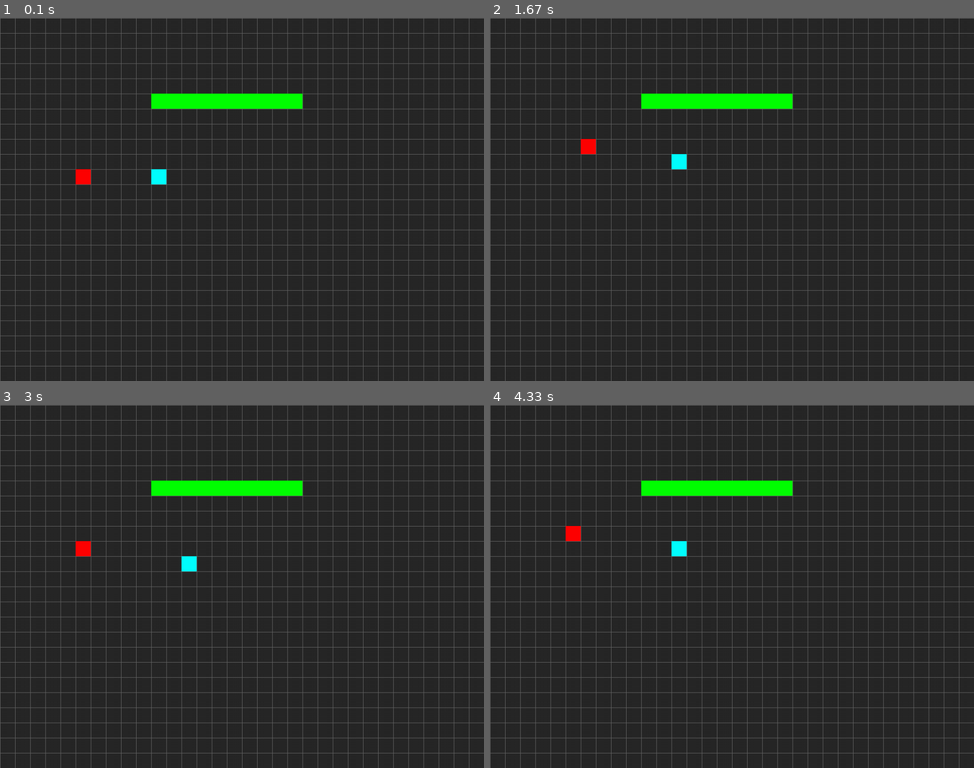
Above: before the commit, frames 1-4 (two rows, left to right).
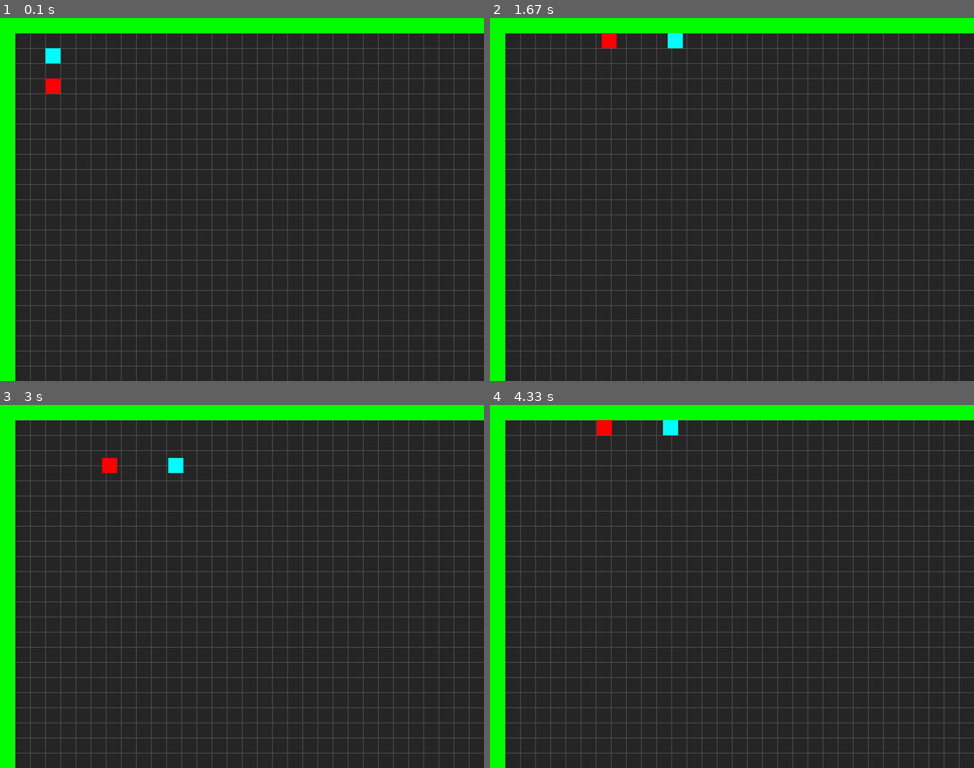
Above: after the commit, the same moments.

Repository: duddatorres/Pygame
Game: pygame game, started from main.py
Two runs of this game, one before a commit and one after it. Both use one fixed random seed, a clock stepped at 60 frames per second and the inputs below.
Inputs:
- Up to frame 1 (0.1 s): no input
- Up to frame 2 (1.67 s): hold W 0.33-0.8 s; hold Right 0.33-0.8 s; hold Right 0.83-1.3 s; hold D 0.83-1.3 s; hold Up 1.33-1.63 s; hold W 1.33-1.63 s
- Up to frame 3 (3 s): hold Right 1.67-2.13 s; hold D 1.67-2.13 s; hold Left 2.17-2.7 s; hold A 2.17-2.7 s; hold Down from 2.73 s (still down); hold S from 2.73 s (still down)
- Up to frame 4 (4.33 s): release Down at 3.03 s; release S at 3.03 s; hold Left 3.07-3.47 s; hold A 3.07-3.47 s; hold Up 3.5-3.87 s; hold W 3.5-3.87 s; hold Right from 3.9 s (still down); hold D from 3.9 s (still down)

The runs differ from the first frame. In frame 1, 9.3% of the frame differs, in the area x 0-100%, y 0-100%; in frame 2, 9.3%; in frame 3, 9.3%; in frame 4, 9.3%.

Commit message:
Adição de mapa

Diff:
--- a/main.py
+++ b/main.py
@@ -2,6 +2,8 @@
 import sys
 import settings
 import sprites
+from os import path
+
 
 class Game:
     def __init__(self):
@@ -13,16 +15,26 @@
         self.load_data()
 
     def load_data(self):
-        pass
+        game_folder = path.dirname(__file__)
+        self.map_data = []
+        with open(path.join(game_folder, 'map.txt'), 'rt') as f:
+            for line in f:
+                self.map_data.append(line)
+
 
     def new(self):
         self.all_sprites = py.sprite.Group()
         self.walls = py.sprite.Group()
-        self.player_agua = sprites.Player(self, 10, 10)
-        self.player_fogo = sprites.Player2(self, 5, 10)
 
-        for x in range(10, 20):
-            sprites.Wall(self, x, 5)
+        for row, tiles in enumerate(self.map_data):
+            for col, tile in enumerate(tiles):
+                if tile == '1':
+                    sprites.Wall(self, col, row)
+                if tile == 'S':
+                    self.player_agua = sprites.Player(self, col, row)
+                if tile == 'L':
+                    self.player_fogo = sprites.Player2(self, col, row)
+
 
     def run(self):
         self.playing = True
@@ -61,26 +73,6 @@
                 if event.key == py.K_ESCAPE:
                     self.quit()
 
-                #ÁGUA:
-                if event.key == py.K_LEFT:
-                    self.player_agua.move(dx = -1)
-                if event.key == py.K_RIGHT:
-                    self.player_agua.move(dx = 1)
-                if event.key == py.K_UP:
-                    self.player_agua.move(dy = -1)
-                if event.key == py.K_DOWN:
-                    self.player_agua.move(dy = 1)
-
-                #FOGO:
-                if event.key == py.K_a:
-                    self.player_fogo.move(dx = -1)
-                if event.key == py.K_d:
-                    self.player_fogo.move(dx = 1)
-                if event.key == py.K_w:
-                    self.player_fogo.move(dy = -1)
-                if event.key == py.K_s:
-                    self.player_fogo.move(dy = 1)
-
     def show_start_screen(self):
         pass
 
--- /dev/null
+++ b/map.txt
@@ -0,0 +1,50 @@
+1111111111111111111111111111111111111111111111111
+1...............................................1
+1..S............................................1
+1...............................................1
+1..L............................................1
+1...............................................1
+1...............................................1
+1...............................................1
+1...............................................1
+1...............................................1
+1...............................................1
+1...............................................1
+1...............................................1
+1...............................................1
+1...............................................1
+1...............................................1
+1...............................................1
+1...............................................1
+1...............................................1
+1...............................................1
+1...............................................1
+1...............................................1
+1...............................................1
+1...............................................1
+1...............................................1
+1...............................................1
+1...............................................1
+1...............................................1
+1...............................................1
+1...............................................1
+1...............111111111111....................1
+1...............................................1
+1...............................................1
+1...............................................1
+1...............................................1
+1...............................................1
+1...............................................1
+1...............................................1
+1...............................................1
+1...............................................1
+1...............................................1
+1...............................................1
+1...............................................1
+1...............................................1
+1...............................................1
+1...............................................1
+1...............................................1
+1...............................................1
+1...............................................1
+1111111111111111111111111111111111111111111111111
--- a/settings.py
+++ b/settings.py
@@ -12,9 +12,12 @@
 HEIGHT = 768
 FPS = 60
 
-TITLE = "EP FINAL - JOGO"
+TITLE = "SharkBoy & LavaGirl"
 BGCOLOR = DARKGREY
 
 TILESIZE = 32
 GRIDWIDTH = WIDTH / TILESIZE
 GRIDHEIGHT = HEIGHT / TILESIZE
+
+#DEFINIÇÕES DO PLAYER:
+PLAYER_SPEED= 300
--- a/sprites.py
+++ b/sprites.py
@@ -10,23 +10,52 @@
         self.image = py.Surface((settings.TILESIZE, settings.TILESIZE))
         self.image.fill(settings.BLUE)
         self.rect = self.image.get_rect()
-        self.x = x
-        self.y = y
+        self.vx, self.vy = 0, 0
+        self.x = x * settings.TILESIZE
+        self.y = y * settings.TILESIZE
 
-    def move(self,dx=0, dy=0):
-        if not self.collide_with_walls(dx,dy):
-            self.x += dx
-            self.y += dy
+    def get_keys(self):
+        self.vx, self.vy = 0, 0
+        keys = py.key.get_pressed()
+        if keys[py.K_LEFT]:
+            self.vx = -settings.PLAYER_SPEED
+        elif keys[py.K_RIGHT]:
+            self.vx = settings.PLAYER_SPEED
+        elif keys[py.K_UP]:
+            self.vy = -settings.PLAYER_SPEED
+        elif keys[py.K_DOWN]:
+            self.vy = settings.PLAYER_SPEED
 
-    def collide_with_walls(self, dx=0, dy=0):
-        for wall in self.game.walls:
-            if wall.x == self.x + dx and wall.y == self.y + dy:
-                return True
-        return False
+    def collide_with_walls(self, dir):
+        if dir == 'x':
+            hits = py.sprite.spritecollide(self, self.game.walls, False)
+            if hits:
+                if self.vx > 0:
+                    self.x= hits[0].rect.left - self.rect.width
+                if self.vx < 0:
+                    self.x= hits[0].rect.right
+                self.vx = 0
+                self.rect.x = self.x
+
+        if dir == 'y':
+            hits = py.sprite.spritecollide(self, self.game.walls, False)
+            if hits:
+                if self.vy > 0:
+                    self.y= hits[0].rect.top - self.rect.height
+                if self.vy < 0:
+                    self.y= hits[0].rect.bottom
+                self.vy = 0
+                self.rect.y = self.y
 
     def update(self):
-        self.rect.x = self.x * settings.TILESIZE
-        self.rect.y = self.y * settings.TILESIZE
+        self.get_keys()
+        self.x += self.vx * self.game.dt
+        self.y += self.vy * self.game.dt
+        self.rect.x = self.x
+        self.collide_with_walls('x')
+        self.rect.y = self.y
+        self.collide_with_walls('y')
+
 
 
 class Player2(py.sprite.Sprite):
@@ -38,23 +67,52 @@
         self.image = py.Surface((settings.TILESIZE, settings.TILESIZE))
         self.image.fill(settings.RED)
         self.rect = self.image.get_rect()
-        self.x = x
-        self.y = y
+        self.vx, self.vy = 0, 0
+        self.x = x * settings.TILESIZE
+        self.y = y * settings.TILESIZE
 
-    def move(self,dx=0, dy=0):
-        if not self.collide_with_walls(dx,dy):
-            self.x += dx
-            self.y += dy
+    def get_keys(self):
+        self.vx, self.vy = 0, 0
+        keys = py.key.get_pressed()
+        if keys[py.K_a]:
+            self.vx = -settings.PLAYER_SPEED
+        elif keys[py.K_d]:
+            self.vx = settings.PLAYER_SPEED
+        elif keys[py.K_w]:
+            self.vy = -settings.PLAYER_SPEED
+        elif keys[py.K_s]:
+            self.vy = settings.PLAYER_SPEED
 
-    def collide_with_walls(self, dx=0, dy=0):
-        for wall in self.game.walls:
-            if wall.x == self.x + dx and wall.y == self.y + dy:
-                return True
-        return False
+    def collide_with_walls(self, dir):
+        if dir == 'x':
+            hits = py.sprite.spritecollide(self, self.game.walls, False)
+            if hits:
+                if self.vx > 0:
+                    self.x= hits[0].rect.left - self.rect.width
+                if self.vx < 0:
+                    self.x= hits[0].rect.right
+                self.vx = 0
+                self.rect.x = self.x
+
+        if dir == 'y':
+            hits = py.sprite.spritecollide(self, self.game.walls, False)
+            if hits:
+                if self.vy > 0:
+                    self.y= hits[0].rect.top - self.rect.height
+                if self.vy < 0:
+                    self.y= hits[0].rect.bottom
+                self.vy = 0
+                self.rect.y = self.y
 
     def update(self):
-        self.rect.x = self.x * settings.TILESIZE
-        self.rect.y = self.y * settings.TILESIZE
+        self.get_keys()
+        self.x += self.vx * self.game.dt
+        self.y += self.vy * self.game.dt
+        self.rect.x = self.x
+        self.collide_with_walls('x')
+        self.rect.y = self.y
+        self.collide_with_walls('y')
+
 
 
 class Wall(py.sprite.Sprite):
